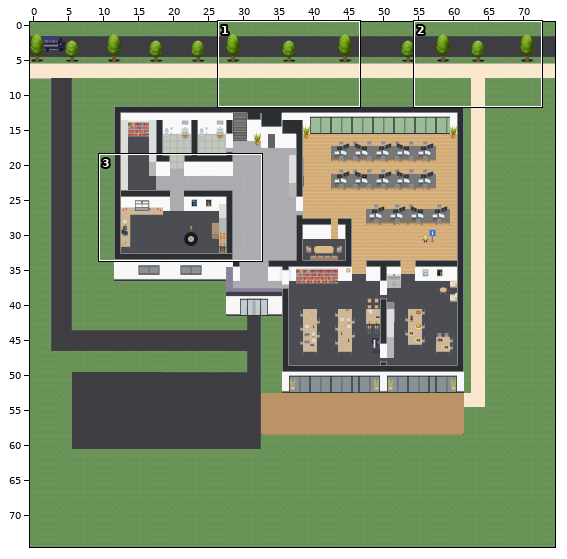
Tiled map (JSON) -- esadd_etage1.tmj. The first picture is a wide view before the edit; the outline marks the close-up.
Close-up. Before the commit:
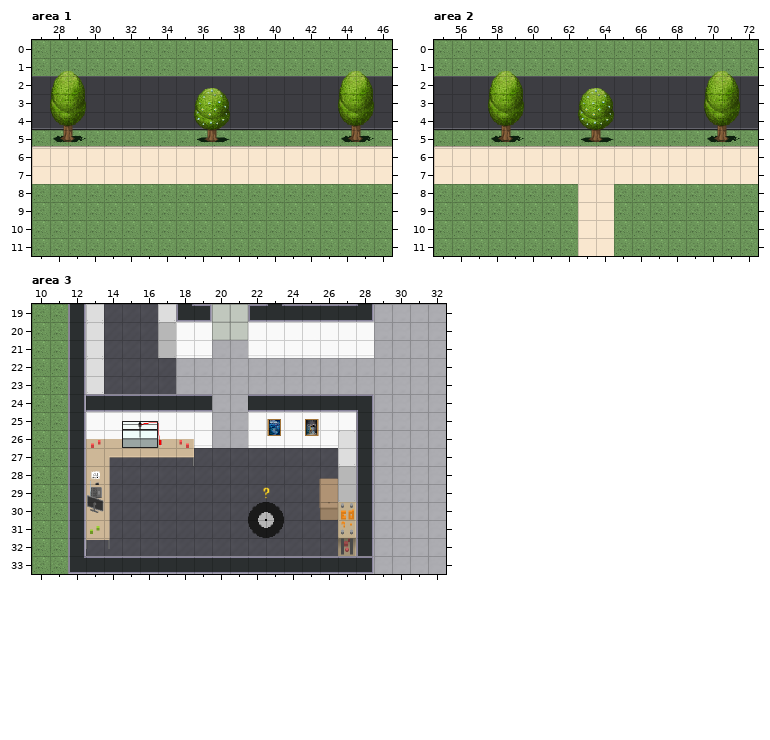
Cells are 32x32 px. Shown: area 1 x 27..46, y 0..11; area 2 x 55..72, y 0..11; area 3 x 10..32, y 19..33. The commit also changed other parts of the map, which this record leaves out.
Once edited:
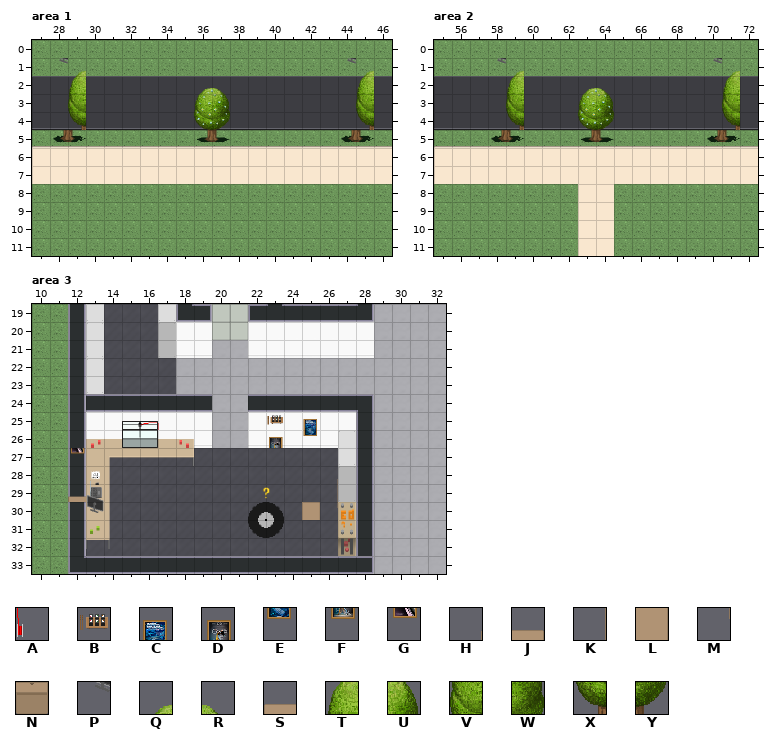
Key: from "Chunk 2": A 221; from "Chunk 3": B 3, C 4, D 5, E 6, F 7, G 11, H 14 flipped left-right, J 15 flipped left-right, K 17 flipped left-right, L 18 flipped left-right, M 19 flipped left-right, N 20 flipped left-right, P 43, Q 44, R 45, S 50, T 65, U 66, V 137, W 138, X 210, Y 211.
_ is an empty cell.
Difference:
Layer "Camionnette", area 1:
Tile Q becomes tile P in row 1 at x 28 and 44.
Tile R becomes tile Q in row 1 at x 29 and 45.
Tile U becomes tile T in row 2 at x 29 and 45.
Tile W becomes tile V in row 3 at x 29 and 45.
Tile Y becomes tile X in row 4 at x 29 and 45.
Tile T is removed in row 2 at x 28 and 44.
Tile V is removed in row 3 at x 28 and 44.
Tile X is removed in row 4 at x 28 and 44.
Layer "Camionnette", area 2:
Tile Q becomes tile P in row 1 at x 70.
Tile R becomes tile Q in row 1 at x 71.
Tile U becomes tile T in row 2 at x 71.
Tile W becomes tile V in row 3 at x 71.
Tile Y becomes tile X in row 4 at x 71.
Tile T is removed in row 2 at x 70.
Tile V is removed in row 3 at x 70.
Tile X is removed in row 4 at x 70.
Layer "Arbre", area 2:
Tile Q becomes tile P in row 1 at x 58.
Tile R becomes tile Q in row 1 at x 59.
Tile U becomes tile T in row 2 at x 59.
Tile W becomes tile V in row 3 at x 59.
Tile Y becomes tile X in row 4 at x 59.
Tile T is removed in row 2 at x 58.
Tile V is removed in row 3 at x 58.
Tile X is removed in row 4 at x 58.
Layer "Machine 3D", area 3:
Tile A is removed in row 26 at x 17.
Layer "Affiche", area 3:
Tile C becomes tile B in row 25 at x 23.
Tile D becomes tile C in row 25 at x 25.
Tile E becomes tile D in row 26 at x 23.
Tile F becomes tile E in row 26 at x 25.
Layer "Fourniture", area 3:
The author put tile G in row 27 at x 12.
Tile J becomes tile H in row 28 at x 26.
Tile L becomes tile K in row 29 at x 26.
Tile M becomes tile L in row 30 at x 25.
Tile N becomes tile M in row 30 at x 26.
The author put tile S in row 29 at x 12.
Tile H is removed in row 28 at x 25.
Tile K is removed in row 29 at x 25.
